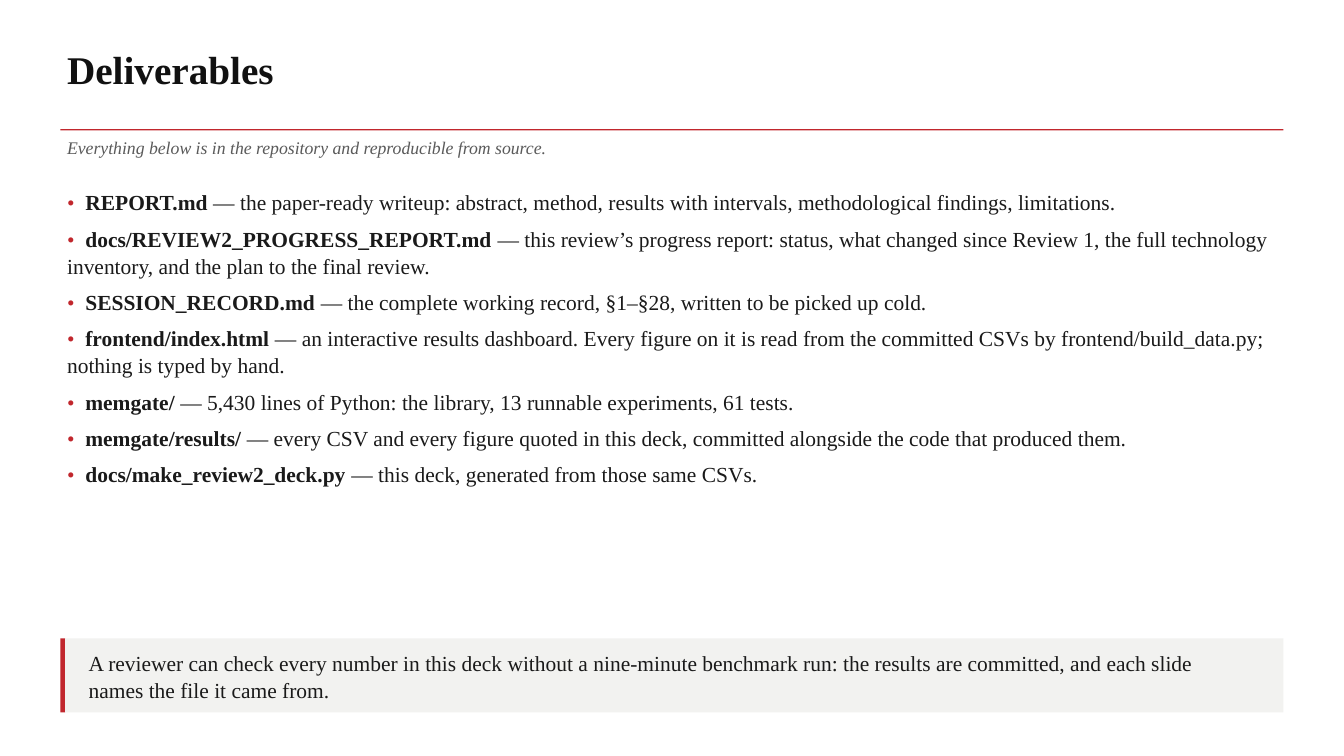
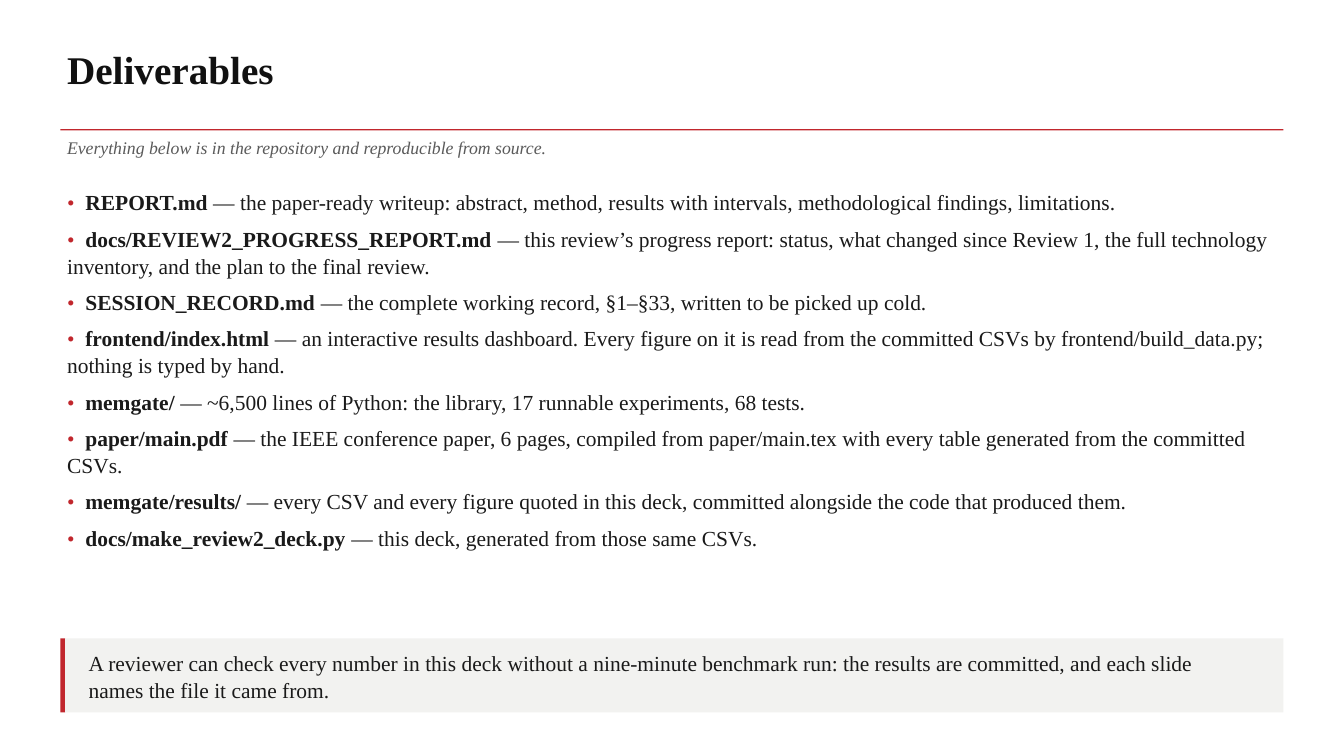
Before and after one commit to ruthme1ster/MemGate, a slide deck: slide 23 of docs/MemGate_Capstone_Review2_NMIMS.pptx (slide 21 before the commit). Drawn at 1344x756 pixels with LibreOffice and Linux fonts; fonts in the diff are those of the drawing. Boxes give left, top, right and bottom in pixels: in the first picture for what was removed or moved away, otherwise in the second. Text is boxed around its words. In the diff, an @@ line names an element or a change of style, - is before the commit and + after.

```diff
--- a/docs/MemGate_Capstone_Review2_NMIMS.pptx
+++ b/docs/MemGate_Capstone_Review2_NMIMS.pptx
@@ text at [85,295,926,315]: text changed @@
-• SESSION_RECORD.md — the complete working record, §1–§28, written to be picked up cold.
+• SESSION_RECORD.md — the complete working record, §1–§33, written to be picked up cold.
@@ text at [67,395,1245,474]: text changed @@
-• memgate/ — 5,430 lines of Python: the library, 13 runnable experiments, 61 tests.
+• memgate/ — ~6,500 lines of Python: the library, 17 runnable experiments, 68 tests.
+• paper/main.pdf — the IEEE conference paper, 6 pages, compiled from paper/main.tex with every table generated from the committed CSVs.
```
Also in this commit, not shown: 5 other slides changed, 2 slides added, 4 other files.
